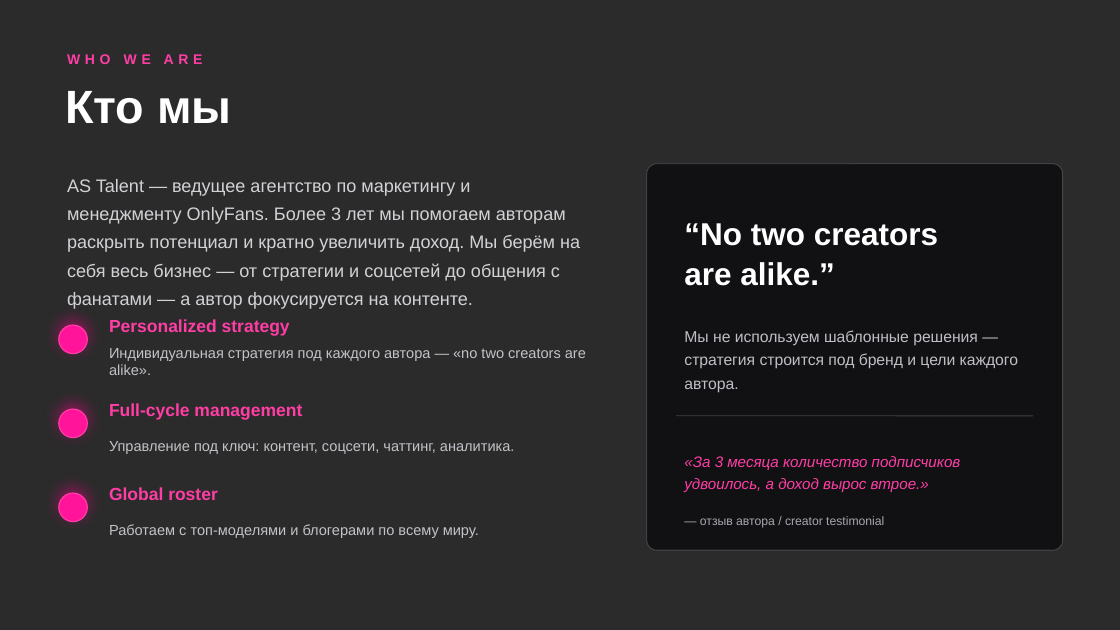
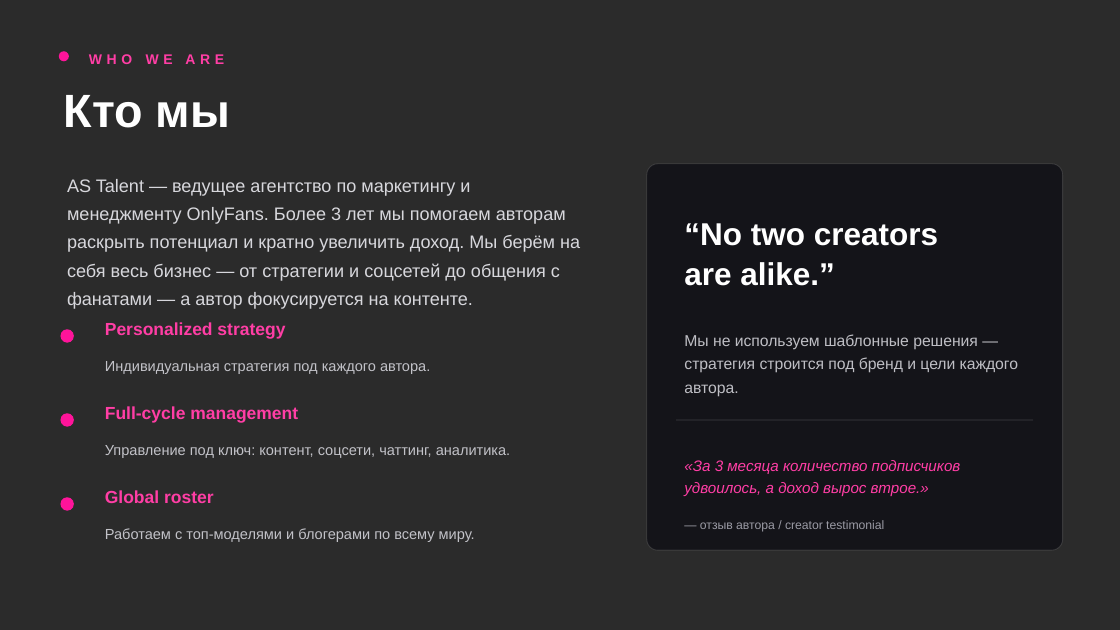
Before and after one commit to baxmand/dasdsjfoisdjfoisj.github.io, a slide deck: slide 2 of AS-Talent-Agency.pptx. Drawn at 1120x630 pixels with LibreOffice and Linux fonts; fonts in the diff are those of the drawing; background and template pictures are left out; a plain dark background stands for a picture behind light text. Boxes give left, top, right and bottom in pixels: in the first picture for what was removed or moved away, otherwise in the second. Text is boxed around its words. In the diff, an @@ line names an element or a change of style, - is before the commit and + after.

```diff
--- a/AS-Talent-Agency.pptx
+++ b/AS-Talent-Agency.pptx
@@ ellipse added at bbox=[59, 51, 69, 61], fill #FF149A @@
@@ text "WHO WE ARE": place and size @@
-text "WHO WE ARE" at bbox=[67, 54, 203, 64]
+text "WHO WE ARE" at bbox=[89, 54, 224, 64]
@@ text "Кто мы": place and size @@
-text "Кто мы" at bbox=[65, 91, 231, 124]
+text "Кто мы" at bbox=[64, 95, 230, 128]
@@ rounded rectangle at bbox=[647, 164, 1063, 550]: fill #111114 to #141419; proportions changed @@
@@ ellipse: place and size @@
-ellipse at bbox=[59, 325, 87, 354]
+ellipse at bbox=[60, 329, 74, 343]
@@ text "Personalized strategy": place and size @@
-text "Personalized strategy" at bbox=[109, 319, 290, 336]
+text "Personalized strategy" at bbox=[105, 322, 285, 339]
@@ text at bbox=[105, 361, 430, 374]: text changed @@
-Индивидуальная стратегия под каждого автора — «no two creators are alike».
+Индивидуальная стратегия под каждого автора.
@@ ellipse: place and size @@
-ellipse at bbox=[59, 409, 87, 438]
+ellipse at bbox=[60, 413, 74, 427]
@@ text "Full-cycle management": place and size @@
-text "Full-cycle management" at bbox=[109, 403, 302, 420]
+text "Full-cycle management" at bbox=[105, 406, 298, 423]
@@ text "Управление под ключ: контент, соцсети, ...": place and size @@
-text "Управление под ключ: контент, соцсети, ..." at bbox=[109, 441, 514, 454]
+text "Управление под ключ: контент, соцсети, ..." at bbox=[105, 445, 510, 458]
@@ 2 texts, 1 line: place and size @@
-2 texts, 1 line at bbox=[676, 330, 1033, 492]
+2 texts, 1 line at bbox=[676, 334, 1033, 496]
@@ outline #FF3EA5 1 pt to none; shadow off in 3 elements at bbox=[60, 329, 74, 343], bbox=[60, 413, 74, 427], bbox=[60, 497, 74, 511] @@
@@ ellipse: place and size @@
-ellipse at bbox=[59, 493, 87, 522]
+ellipse at bbox=[60, 497, 74, 511]
@@ text "Global roster": place and size @@
-text "Global roster" at bbox=[109, 487, 218, 500]
+text "Global roster" at bbox=[105, 490, 214, 503]
@@ text "Работаем с топ-моделями и блогерами ...": place and size @@
-text "Работаем с топ-моделями и блогерами ..." at bbox=[109, 524, 479, 538]
+text "Работаем с топ-моделями и блогерами ..." at bbox=[105, 528, 475, 542]
@@ text "— отзыв автора / creator ..." at bbox=[700, 520, 884, 532]: text colour #A6A6AE to #9A9AA4 @@
```
Also in this commit, not shown: 7 other slides changed, 3 other files.
